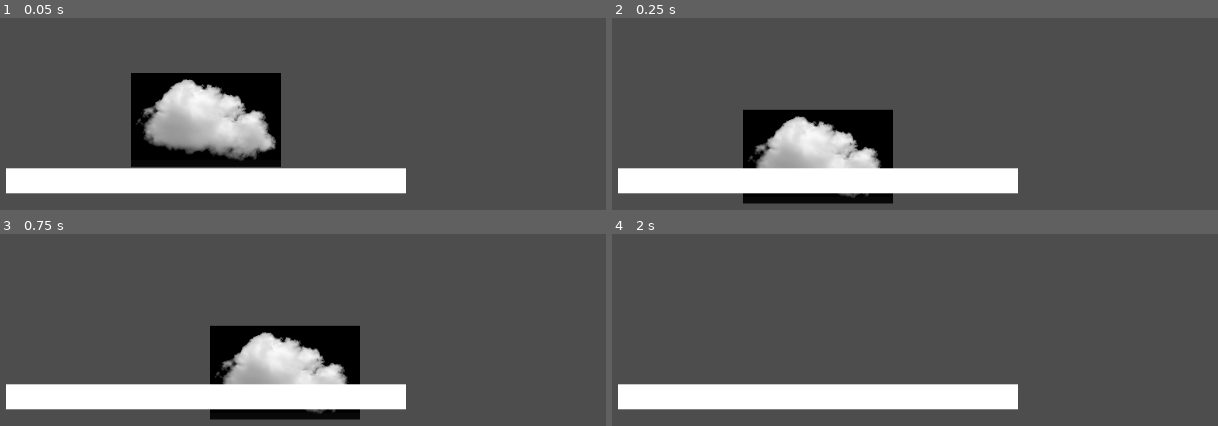
Above: before the commit, frames 1-4 (two rows, left to right).
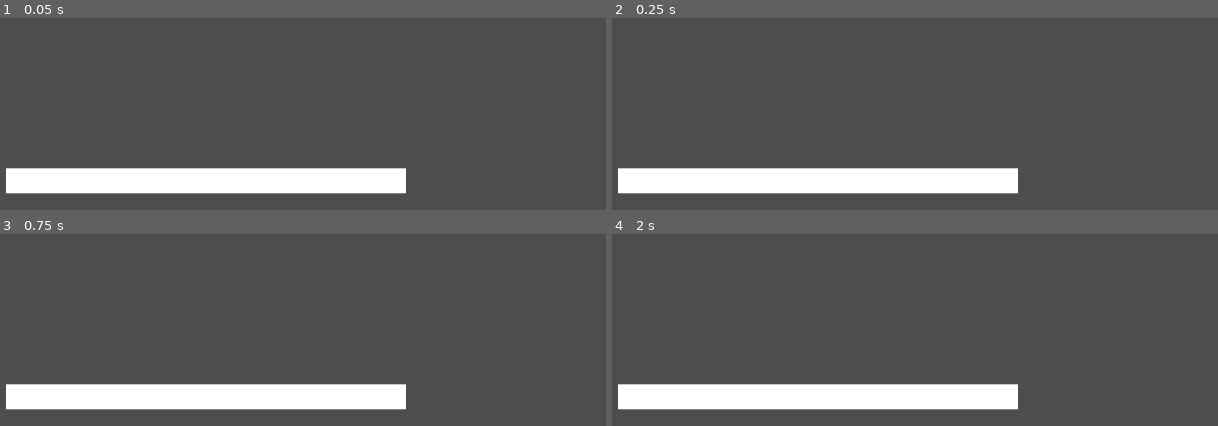
Above: after the commit, the same moments.

Repository: sushicastra/BBGame
Game: Godot game, scene res://scenes/main.tscn
Same seed, same stepped clock (60 frames per second), same inputs: the game is played once before the commit and once after it.
Inputs:
- Up to frame 1 (0.05 s): no input
- Up to frame 2 (0.25 s): no input
- Up to frame 3 (0.75 s): tap Enter at 0.5 s; hold D (right) from 0.53 s (still down)
- Up to frame 4 (2 s): keep holding D (right); tap Space (jump) at 0.77, 1.52 s

The runs differ from the first frame. In frame 1, 12% of the frame differs, in the area x 21-47%, y 28-78%; in frame 2, 8.8%; in frame 3, 8.8%; in frame 4, nothing differs.

Commit message:
builded

Diff:
--- a/platformer/scenes/player.tscn
+++ b/platformer/scenes/player.tscn
@@ -1,7 +1,6 @@
-[gd_scene load_steps=8 format=3 uid="uid://uvjc6oyn6dr0"]
+[gd_scene load_steps=7 format=3 uid="uid://uvjc6oyn6dr0"]
 
 [ext_resource type="Script" path="res://scripts/player.gd" id="1_057o0"]
-[ext_resource type="Texture2D" uid="uid://c4f4cvatillwb" path="res://sprites/cloud.jpg" id="2_axhob"]
 [ext_resource type="Script" path="res://scripts/player_modules/input_module.gd" id="3_byxxy"]
 [ext_resource type="Script" path="res://scripts/player_modules/run_module.gd" id="4_gdhfx"]
 [ext_resource type="Script" path="res://scripts/player_modules/jump_module.gd" id="5_262f3"]
@@ -16,9 +15,9 @@
 jump = NodePath("JumpModule")
 gravity = NodePath("GravityModule")
 
-[node name="Sprite2D" type="Sprite2D" parent="."]
-scale = Vector2(0.1, 0.1)
-texture = ExtResource("2_axhob")
+[node name="AnimationModule" type="Node" parent="."]
+
+[node name="AnimationPlayer" type="AnimationPlayer" parent="AnimationModule"]
 
 [node name="InputModule" type="Node" parent="."]
 script = ExtResource("3_byxxy")
Not shown, added: platformer/export_presets.cfg
Not shown, added: docs/Platformer.apple-touch-icon.png
Not shown, added: docs/Platformer.audio.worklet.js
Not shown, added: docs/Platformer.icon.png
Not shown, added: docs/Platformer.pck
Not shown, added: docs/Platformer.png
Not shown, added: docs/Platformer.wasm
